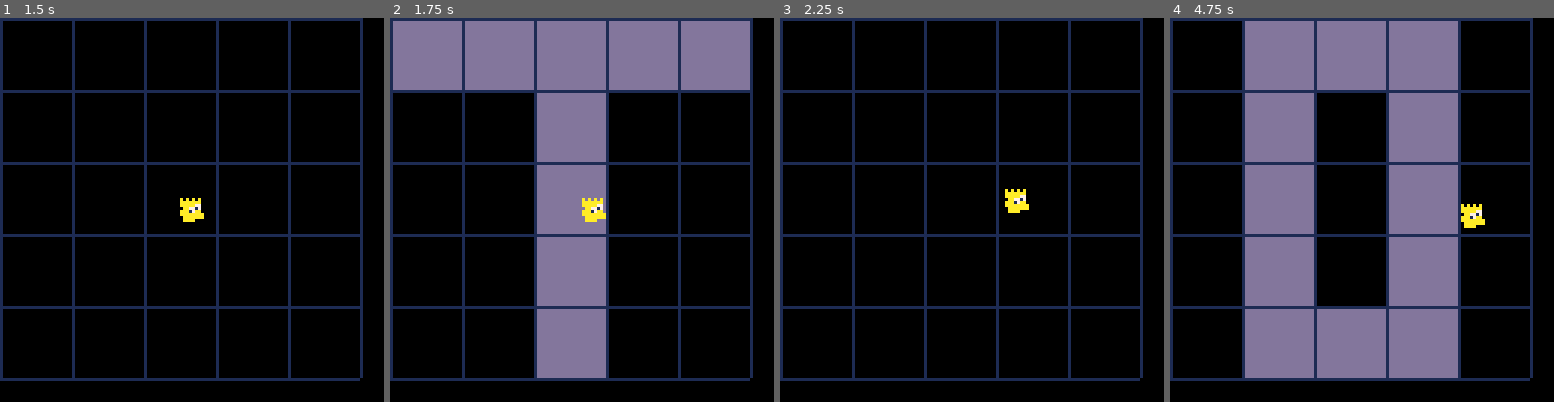
Above: before the commit, frames 1-4 (left to right).
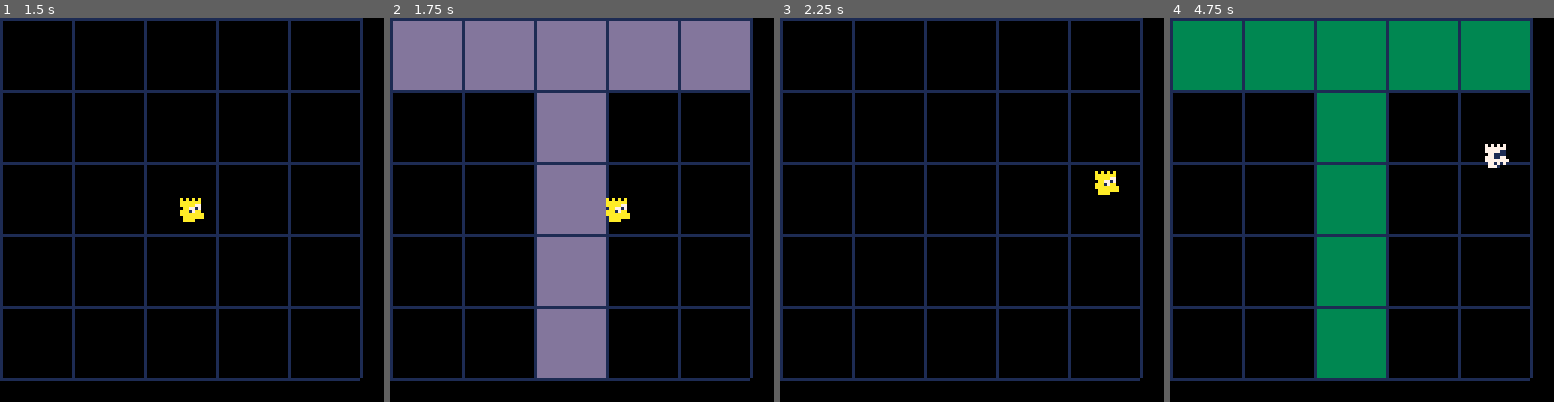
Above: after the commit, the same moments.

Repository: twright1999/gmtk_2026
Game: PICO-8 cartridge main.p8
Two runs of this game, one before a commit and one after it. Both use one fixed random seed, a clock stepped at 60 frames per second and the inputs below.
Inputs:
- Up to frame 1 (1.5 s): no input
- Up to frame 2 (1.75 s): hold Right from 1.6 s (still down)
- Up to frame 3 (2.25 s): release Right at 2.1 s; hold Up from 2.15 s (still down)
- Up to frame 4 (4.75 s): release Up at 2.42 s; hold Right 2.47-3.03 s; hold Left 3.08-3.58 s; hold Down 3.63-3.97 s; hold Right 4.02-4.68 s; hold Up from 4.73 s (still down)

Frame 1 is identical in both runs. In frame 2, 0.6% of the frame differs, in the area x 50-63%, y 46-54%; in frame 3, 0.6%; in frame 4, 55%, in the area x 0-94%, y 0-94%.

Commit message:
added death :(

Diff:
--- a/main.p8
+++ b/main.p8
@@ -18,6 +18,14 @@
 show_warning = false
 warning_count = 0
 
+screen_size = 128
+bart_size = 8
+marge_size = 7
+
+bart_movement_speed = 3
+
+active_player_sprite = 1
+
 state = "flashing"
 
 function _init()
@@ -26,24 +34,21 @@
     timer_val = flash_time
 end
 
-screen_size = 128
-bart_size = 8
-marge_size = 7
-
-bart_movement_speed = 1
-
 function _update()
-    if btn(➡️) then
-        pos_x = min(pos_x + bart_movement_speed, screen_size - bart_size/2 - marge_size)
-    end
-    if btn(⬅️) then
-        pos_x = max(pos_x - bart_movement_speed, bart_size/2)
-    end
-    if btn(⬇️) then
-        pos_y = min(pos_y + bart_movement_speed, screen_size - bart_size/2 - marge_size)
-    end
-    if btn(⬆️) then
-        pos_y = max(pos_y - bart_movement_speed, bart_size/2)
+    if state ~= "dead" then
+
+        if btn(➡️) then
+            pos_x = min(pos_x + bart_movement_speed, screen_size - bart_size/2 - marge_size)
+        end
+        if btn(⬅️) then
+            pos_x = max(pos_x - bart_movement_speed, bart_size/2)
+        end
+        if btn(⬇️) then
+            pos_y = min(pos_y + bart_movement_speed, screen_size - bart_size/2 - marge_size)
+        end
+        if btn(⬆️) then
+            pos_y = max(pos_y - bart_movement_speed, bart_size/2)
+        end
     end
 
     next_state = state
@@ -75,7 +80,7 @@
         timer_val -= 1
 
         if not check_safety() then
-            kill_bart()
+            next_state = "dead"
         end
 
         if not show_safe then sfx(5) end
@@ -88,6 +93,9 @@
             current_tile += 1
             show_safe = false
         end
+
+    elseif state == "dead" then
+        active_player_sprite = 17
     end
 
     state = next_state
@@ -108,7 +116,7 @@
     end
 
     -- draw player
-    spr(1, pos_x - bart_size/2, pos_y - bart_size/2)
+    spr(active_player_sprite, pos_x - bart_size/2, pos_y - bart_size/2)
 end
 
 function draw_cells(cell_array, colour)
